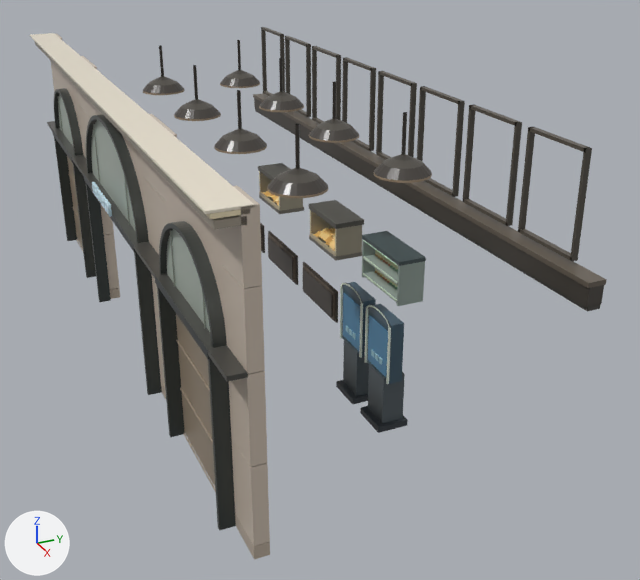
The Blender file assets/models/megabox-central/entrance.blend as it was, and as the next commit left it.
Before and after are seen from a 50 mm camera at (13.86, -2.58, 7.24) aimed at (1.09, 3.17, 0.85). Lighting does not change. The marker at lower left points along +X, +Y and +Z. The picture after the commit comes second.

Script lines for the objects in view, before the commit:
```python
me_매표_로비_목재_몰딩과_처마 = bpy.data.meshes.new('매표 로비 목재 몰딩과 처마')
me_매표_로비_목재_몰딩과_처마.from_pydata(...)  # 840 vertices, 210 faces; spans x -6.01..6.01, y 4.63..4.91, z 2.32..4.28
me_매표_로비_목재_몰딩과_처마.materials.append(mat_석재와_유리___정점색)
me_무인_주문기_4_0 = bpy.data.meshes.new('무인 주문기 4.0')
me_무인_주문기_4_0.from_pydata(...)  # 356 vertices, 94 faces; spans x 3.65..4.35, y 2.66..3.14, z 0.0..1.85
me_무인_주문기_4_0.materials.append(mat_석재와_유리___정점색)
me_반원형_유리와_금속_문틀__4_24 = bpy.data.meshes.new('반원형 유리와 금속 문틀 -4.24')
me_반원형_유리와_금속_문틀__4_24.from_pydata(...)  # 960 vertices, 252 faces; spans x -5.39..-3.09, y -0.14..0.23, z 0.0..4.38
me_반원형_유리와_금속_문틀__4_24.materials.append(mat_석재와_유리___정점색)
ob_매표_로비_목재_몰딩과_처마 = bpy.data.objects.new('매표 로비 목재 몰딩과 처마', me_매표_로비_목재_몰딩과_처마)
ob_매표_로비_목재_몰딩과_처마.location = (0.0, 0.0, 0.0)
ob_무인_주문기_4_0 = bpy.data.objects.new('무인 주문기 4.0', me_무인_주문기_4_0)
ob_무인_주문기_4_0.location = (0.0, 0.0, 0.0)
ob_반원형_유리와_금속_문틀__4_24 = bpy.data.objects.new('반원형 유리와 금속 문틀 -4.24', me_반원형_유리와_금속_문틀__4_24)
ob_반원형_유리와_금속_문틀__4_24.location = (0.0, 0.0, 0.0)
# also in view: '매점 · 조명 팝콘 진열함 -0.05' at (-0.05, 4.0, 1.45); '무인 주문기 3.15' at (3.15, 2.9, 0.93); '석재 판재 -3.095' at (-2.49, 0.19, 2.19); '황동 안쪽 반사갓 (3.47, 3.36)' at (3.47, 3.36, 4.01); '황동 안쪽 반사갓 (1.22, 1.78)' at (1.22, 1.78, 4.01)
```
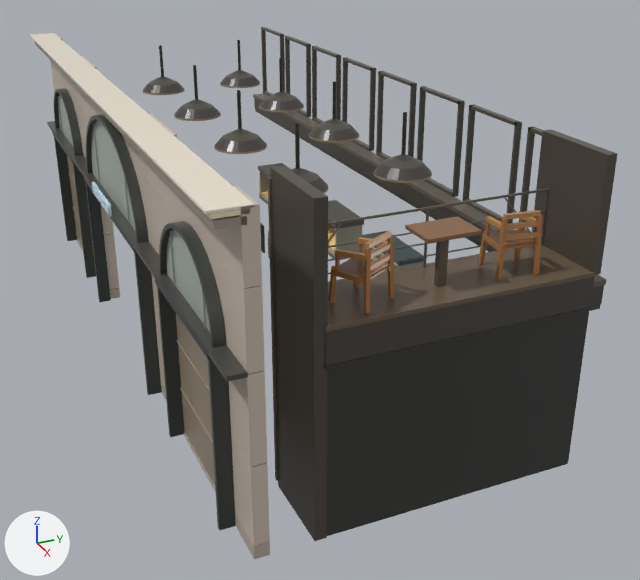
Edits to the bpy script that builds the scene:
```text
Add me_중층___카페_테이블:
    me_중층___카페_테이블.from_pydata(...)  # 48 vertices, 12 faces; spans x 5.35..5.87, y 2.35..3.07, z 2.89..3.615
    me_중층___카페_테이블.materials.append(mat_석재와_유리___정점색)
Add me_중층___목재_팔걸이_의자_3_72:
    me_중층___목재_팔걸이_의자_3_72.from_pydata(...)  # 340 vertices, 85 faces; spans x 5.256..5.864, y 3.41..4.03, z 2.897..3.707
    me_중층___목재_팔걸이_의자_3_72.materials.append(mat_석재와_유리___정점색)
Add me_중층___목재_팔걸이_의자_1_66:
    me_중층___목재_팔걸이_의자_1_66.from_pydata(...)  # 340 vertices, 85 faces; spans x 5.246..5.974, y 1.294..2.026, z 2.897..3.707
    me_중층___목재_팔걸이_의자_1_66.materials.append(mat_석재와_유리___정점색)
Add me_중층___라운지_난간과_매표_로비_처마:
    me_중층___라운지_난간과_매표_로비_처마.from_pydata(...)  # 408 vertices, 102 faces; spans x 4.8..6.09, y 0.85..4.77, z 0.0..4.37
    me_중층___라운지_난간과_매표_로비_처마.materials.append(mat_석재와_유리___정점색)
Add ob_중층___카페_테이블:
    ob_중층___카페_테이블 = bpy.data.objects.new('중층 · 카페 테이블', me_중층___카페_테이블)
    ob_중층___카페_테이블.location = (0.0, 0.0, 0.0)
Add ob_중층___목재_팔걸이_의자_3_72:
    ob_중층___목재_팔걸이_의자_3_72 = bpy.data.objects.new('중층 · 목재 팔걸이 의자 3.72', me_중층___목재_팔걸이_의자_3_72)
    ob_중층___목재_팔걸이_의자_3_72.location = (0.0, 0.0, 0.0)
Add ob_중층___목재_팔걸이_의자_1_66:
    ob_중층___목재_팔걸이_의자_1_66 = bpy.data.objects.new('중층 · 목재 팔걸이 의자 1.66', me_중층___목재_팔걸이_의자_1_66)
    ob_중층___목재_팔걸이_의자_1_66.location = (0.0, 0.0, 0.0)
Add ob_중층___라운지_난간과_매표_로비_처마:
    ob_중층___라운지_난간과_매표_로비_처마 = bpy.data.objects.new('중층 · 라운지 난간과 매표 로비 처마', me_중층___라운지_난간과_매표_로비_처마)
    ob_중층___라운지_난간과_매표_로비_처마.location = (0.0, 0.0, 0.0)
```

Pixel boxes (x1, y1, x2, y2) of what changed, in the pictures (640 x 580 px):
'중층 · 라운지 난간과 매표 로비 처마', added: after (268, 129, 617, 541)
'중층 · 목재 팔걸이 의자 1.66', added (brown): after (328, 231, 394, 314)
'중층 · 목재 팔걸이 의자 3.72', added (brown): after (478, 210, 543, 280)
'중층 · 카페 테이블', added (brown): after (405, 216, 482, 287)
'무인 주문기 4.0', unchanged, covered by the edit: before (360, 304, 408, 433)
'매점 · 냉장 음료 진열장', unchanged, covered by the edit: before (362, 231, 426, 306); after (362, 231, 424, 269)
'무인 주문기 3.15', unchanged, covered by the edit: before (336, 282, 376, 404)
'황동 안쪽 반사갓 (3.47, 1.78)', unchanged, covered by the edit: before (267, 124, 328, 198); after (267, 124, 328, 193)
